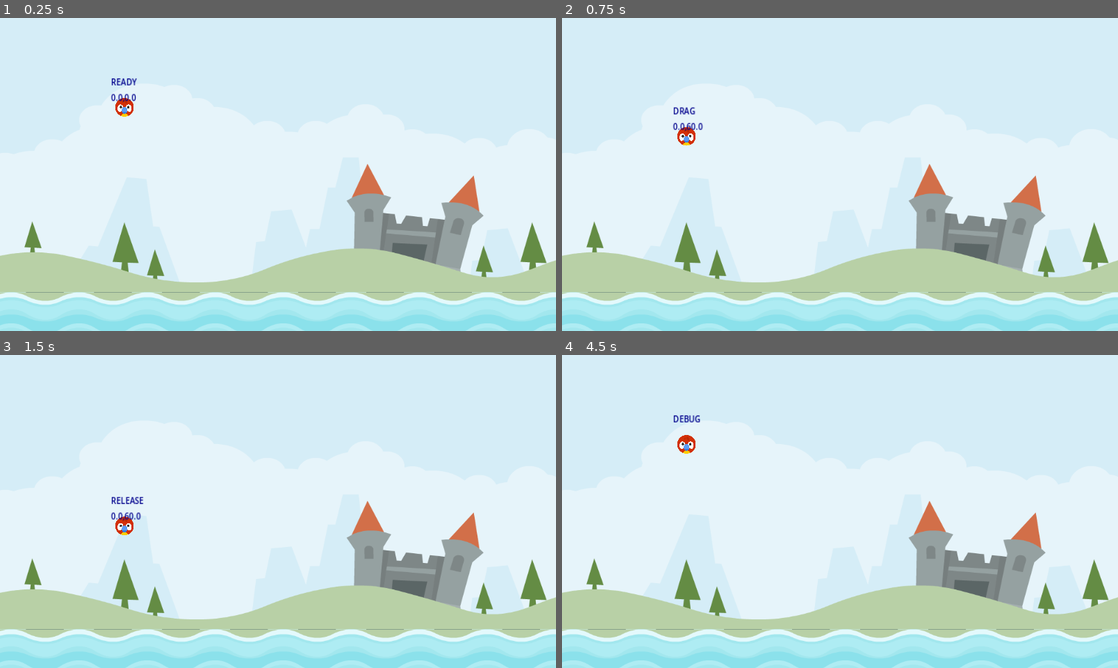
Above: before the commit, frames 1-4 (two rows, left to right).
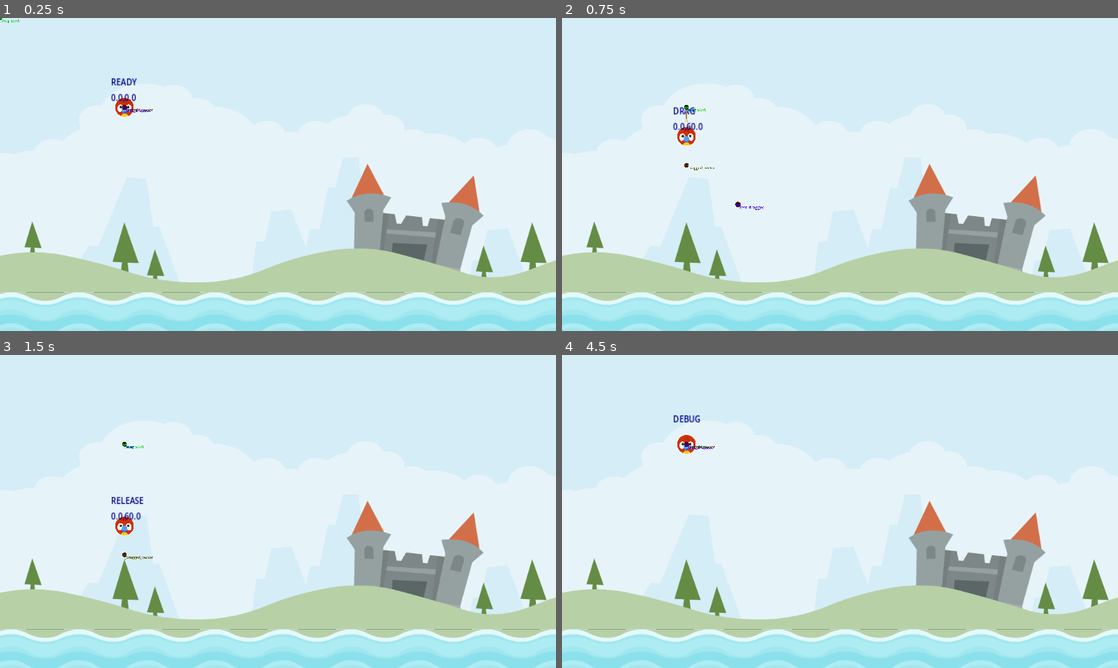
Above: after the commit, the same moments.

Repository: EmmanuelBarboza/AngryAnimals
Game: Godot game, scene res://Scenes/Level/level.tscn
Two runs of this game, one before a commit and one after it. Both use one fixed random seed, a clock stepped at 60 frames per second and the inputs below.
Inputs (mouse positions are in pixels of both pictures, inside the frame that each line leads up to):
- Up to frame 1 (0.25 s): no input
- Up to frame 2 (0.75 s): tap Enter at 0.5 s; drag from (684, 108) to (840, 309) at 0.52 s
- Up to frame 3 (1.5 s): drag from (166, 527) to (278, 646) at 1.27 s
- Up to frame 4 (4.5 s): move the mouse to (895, 442) at 2.02 s; press the mouse at (895, 442) at 2.03 s; release the mouse at (895, 442) at 2.75 s; tap Space at 2.75, 4.25 s; drag from (812, 574) to (673, 464) at 2.77 s; tap Enter at 3.5 s; move the mouse to (1006, 558) at 3.52 s; press the mouse at (1006, 558) at 3.53 s; release the mouse at (1006, 558) at 4.25 s; drag from (673, 464) to (840, 646) at 4.27 s

The runs differ from the first frame. In frame 1, less than 0.1% of the frame differs, in the area x 0-28%, y 0-31%; in frame 2, less than 0.1%, in the area x 22-37%, y 27-62%; in frame 3, less than 0.1%; in frame 4, less than 0.1%.

Commit message:
Added arrow and visual vectors

Diff:
--- a/Scenes/Animal/animal.gd
+++ b/Scenes/Animal/animal.gd
@@ -8,30 +8,49 @@
 #Constants
 const DRAG_LIM_MAX: Vector2 = Vector2(0,60)
 const DRAG_LIM_MIN: Vector2 = Vector2(-60,0)
+const IMPULSE_MULT: float = 20.0
+const IMPULSE_MAX: float = 1200.0
+
+#Referencias
+@onready var on_screen_notifier: VisibleOnScreenNotifier2D = $OnScreenNotifier
+@onready var label: Label = $Label
+@onready var stretch_sound: AudioStreamPlayer2D = $StretchSound
+@onready var arrow: Sprite2D = $Arrow
 
 #Variables
-@onready var on_screen_notifier: VisibleOnScreenNotifier2D = $OnScreenNotifier
-@onready var label: Label = $Label
+var _state: ANIMAL_STATE = ANIMAL_STATE.READY
+var _start: Vector2 = Vector2.ZERO
+var _drag_start: Vector2  = Vector2.ZERO
+var _dragged_vector: Vector2 = Vector2.ZERO
+var _last_dragged_vector: Vector2 = Vector2.ZERO
 
-var _state: ANIMAL_STATE = ANIMAL_STATE.READY
+@onready var sprite_start: Sprite2D = $Sprite2D2
+@onready var sprite_drag_start: Sprite2D = $Sprite2D3
+@onready var sprite_dragged_vector: Sprite2D = $Sprite2D4
+@onready var sprite_last_dragged: Sprite2D = $Sprite2D5
 
-var _start: Vector2 = Vector2.ZERO
-
-var _drag_start: Vector2  = Vector2.ZERO
-
-var _dragged_vector: Vector2 = Vector2.ZERO
 
 
 # Called when the node enters the scene tree for the first time.
 func _ready() -> void:
+	arrow.hide()
 	_start = position
 
 
 func _physics_process(delta: float) -> void:
 	#Esta funcion va actualizar lo que hace el animal
+
 	update(delta)
 	label.text = "%s \n" % ANIMAL_STATE.keys()[_state]
 	label.text += "%.1f,%.1f" % [_dragged_vector.x, _dragged_vector.y]
+	show_vectors()
+
+
+func show_vectors() -> void:
+	sprite_start.global_position = _start
+	sprite_drag_start.global_position = _drag_start
+	sprite_dragged_vector.position = _dragged_vector
+	sprite_last_dragged.position = _last_dragged_vector
 
 func set_new_state(new_state: ANIMAL_STATE) -> void:
 	#Esta funcion maneja el cambio de estado del animal
@@ -40,9 +59,11 @@
 		#Si es nuevo estado es RELEASE osea que lo solto
 		#Entonces colocamos freeze en falso, para que el motor de fisicas
 		#Tome control sobre el animal
+		arrow.hide()
 		freeze = false
 	elif _state == ANIMAL_STATE.DRAG:
 		_drag_start = get_global_mouse_position()
+		arrow.show()
 
 func detect_release() -> bool:
 	#Esta funcion detecta si estamos en el estado de arrastrar y si se suelta el mouse
@@ -52,10 +73,20 @@
 			return true
 	return false
 
+func scale_arrow() -> void:
+	arrow.rotation = (_start - position).angle()
+
+func play_stretch_sound() -> void:
+	if(_last_dragged_vector -_dragged_vector).length() > 0:
+		if stretch_sound.playing == false:
+			stretch_sound.play()
+
 func get_dragged_vector(gmp: Vector2) -> Vector2:
 	return get_global_mouse_position() - _drag_start
 
 func drag_in_limits() -> void:
+
+	_last_dragged_vector = _dragged_vector
 
 	_dragged_vector.x = clampf(_dragged_vector.x, DRAG_LIM_MIN.x, DRAG_LIM_MAX.x)
 	_dragged_vector.y = clampf(_dragged_vector.y, DRAG_LIM_MIN.y, DRAG_LIM_MAX.y)
@@ -69,7 +100,9 @@
 		return
 	var gmp = get_global_mouse_position()
 	_dragged_vector = get_dragged_vector(gmp)
+	play_stretch_sound()
 	drag_in_limits()
+	scale_arrow()
 
 func update(delta: float) -> void:
 	#Actualiza que hace el animal segun su estado
--- a/Scenes/Animal/animal.tscn
+++ b/Scenes/Animal/animal.tscn
@@ -1,7 +1,10 @@
-[gd_scene load_steps=4 format=3 uid="uid://b5f11edk3xq2k"]
+[gd_scene load_steps=7 format=3 uid="uid://b5f11edk3xq2k"]
 
 [ext_resource type="Script" path="res://Scenes/Animal/animal.gd" id="1_2mmnw"]
 [ext_resource type="Texture2D" uid="uid://dvbfm1b2qghit" path="res://assets/player/parrot.png" id="1_5aqur"]
+[ext_resource type="Texture2D" uid="uid://8e3nd1dsnd7s" path="res://assets/items/arrow.png" id="3_3dvyk"]
+[ext_resource type="AudioStream" uid="uid://x2hd4deyb6rk" path="res://assets/audio/stretch2.ogg" id="4_13rrd"]
+[ext_resource type="Texture2D" uid="uid://d0cpa72o8lfkm" path="res://icon.svg" id="5_6pp44"]
 
 [sub_resource type="CircleShape2D" id="CircleShape2D_1x221"]
 radius = 19.5
@@ -30,5 +33,57 @@
 theme_override_colors/font_color = Color(1.58831e-06, 0, 0.550048, 1)
 text = "DEBUG"
 
+[node name="Arrow" type="Sprite2D" parent="."]
+scale = Vector2(0.3, 0.3)
+texture = ExtResource("3_3dvyk")
+offset = Vector2(150, 0)
+
+[node name="StretchSound" type="AudioStreamPlayer2D" parent="."]
+stream = ExtResource("4_13rrd")
+
+[node name="Sprite2D2" type="Sprite2D" parent="."]
+modulate = Color(0, 0, 1, 1)
+scale = Vector2(0.075, 0.075)
+texture = ExtResource("5_6pp44")
+
+[node name="Label" type="Label" parent="Sprite2D2"]
+offset_right = 453.0
+offset_bottom = 240.0
+theme_override_font_sizes/font_size = 100
+text = "_start"
+
+[node name="Sprite2D3" type="Sprite2D" parent="."]
+modulate = Color(0, 0.792157, 0, 1)
+scale = Vector2(0.075, 0.075)
+texture = ExtResource("5_6pp44")
+
+[node name="Label" type="Label" parent="Sprite2D3"]
+offset_right = 440.0
+offset_bottom = 267.0
+theme_override_font_sizes/font_size = 100
+text = "_drag_start"
+
+[node name="Sprite2D4" type="Sprite2D" parent="."]
+modulate = Color(0.376547, 0.342273, 0, 1)
+scale = Vector2(0.075, 0.075)
+texture = ExtResource("5_6pp44")
+
+[node name="Label" type="Label" parent="Sprite2D4"]
+offset_right = 493.0
+offset_bottom = 240.0
+theme_override_font_sizes/font_size = 100
+text = "_dragged_vector"
+
+[node name="Sprite2D5" type="Sprite2D" parent="."]
+modulate = Color(0.311908, 0.000811484, 0.774166, 1)
+scale = Vector2(0.085, 0.085)
+texture = ExtResource("5_6pp44")
+
+[node name="Label" type="Label" parent="Sprite2D5"]
+offset_right = 294.0
+offset_bottom = 188.0
+theme_override_font_sizes/font_size = 100
+text = "_last_dragged"
+
 [connection signal="input_event" from="." to="." method="_on_input_event"]
 [connection signal="screen_exited" from="OnScreenNotifier" to="." method="_on_screen_exited"]
